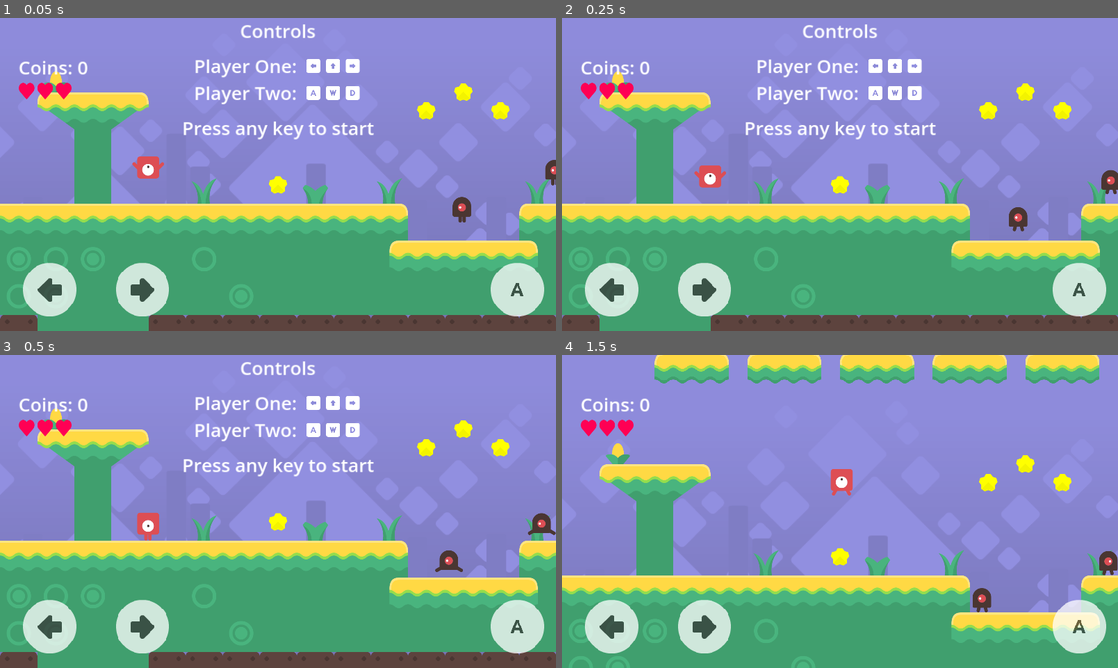
Above: before the commit, frames 1-4 (two rows, left to right).
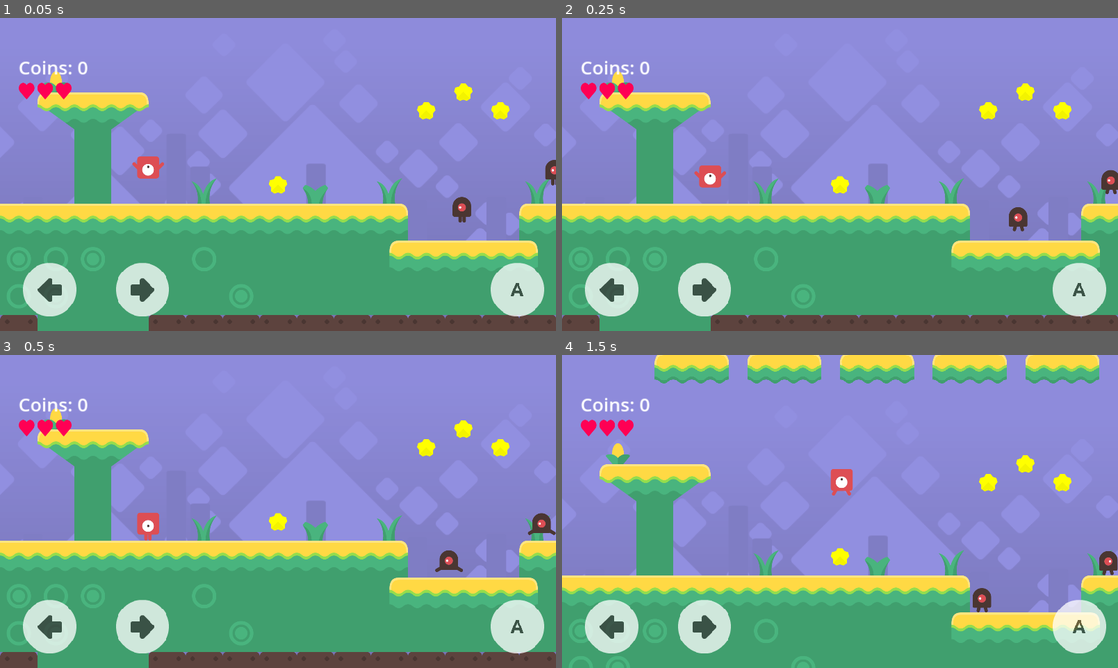
Above: after the commit, the same moments.

Repository: endlessm/moddable-platformer
Game: Godot game, scene res://main.tscn
Two runs of this game, one before a commit and one after it. Both use one fixed random seed, a clock stepped at 60 frames per second and the inputs below.
Inputs (mouse positions are in pixels of both pictures, inside the frame that each line leads up to):
- Up to frame 1 (0.05 s): no input
- Up to frame 2 (0.25 s): no input
- Up to frame 3 (0.5 s): no input
- Up to frame 4 (1.5 s): tap Enter at 0.5 s; move the mouse to (962, 495) at 0.52 s; hold Right (player_1_right) from 0.53 s (still down); tap A (player_2_left) at 0.6 s; click (962, 495) at 0.67 s; tap Up (player_1_jump) at 0.77 s; move the mouse to (728, 527) at 1.27 s; tap D (player_2_right) at 1.35 s

The runs differ from the first frame. In frame 1, 2.1% of the frame differs, in the area x 33-68%, y 2-39%; in frame 2, 2.1%; in frame 3, 2.1%; in frame 4, nothing differs.

Commit message:
Hide instructions on touch devices
When running on a touchscreen, the (self-explanatory) controls are visible
on-screen, and the assumption is that neither a keyboard nor a touchpad is
available. So, hide the instructions in that case. If the player does have
one or more joypads connected to their touchscreen device, they'll figure
it out.

There is no change notification for DisplayServer.is_touchscreen_available().
One might expect that its value could change: for example, only one of the
screens currently connected to my computer. In fact, there are only 4
implementations:

- The iOS and Android implementations always return true;
- The web implementation checks whether window.ontouchstart is defined, which
  AFAICT cannot change;
- The fallback implementation checks whether emulate_touch_from_mouse is set.

So, it is safe to just check it once when the scene loads.

Diff:
--- a/scripts/hud.gd
+++ b/scripts/hud.gd
@@ -25,7 +25,8 @@
 	Global.timer_added.connect(_on_timer_added)
 
 	Input.joy_connection_changed.connect(_on_joy_connection_changed)
-	# TODO: hide entirely if touch controls are visible?
+	if DisplayServer.is_touchscreen_available():
+		%Start.hide()
 
 
 func _on_joy_connection_changed(index: int, connected: bool):
